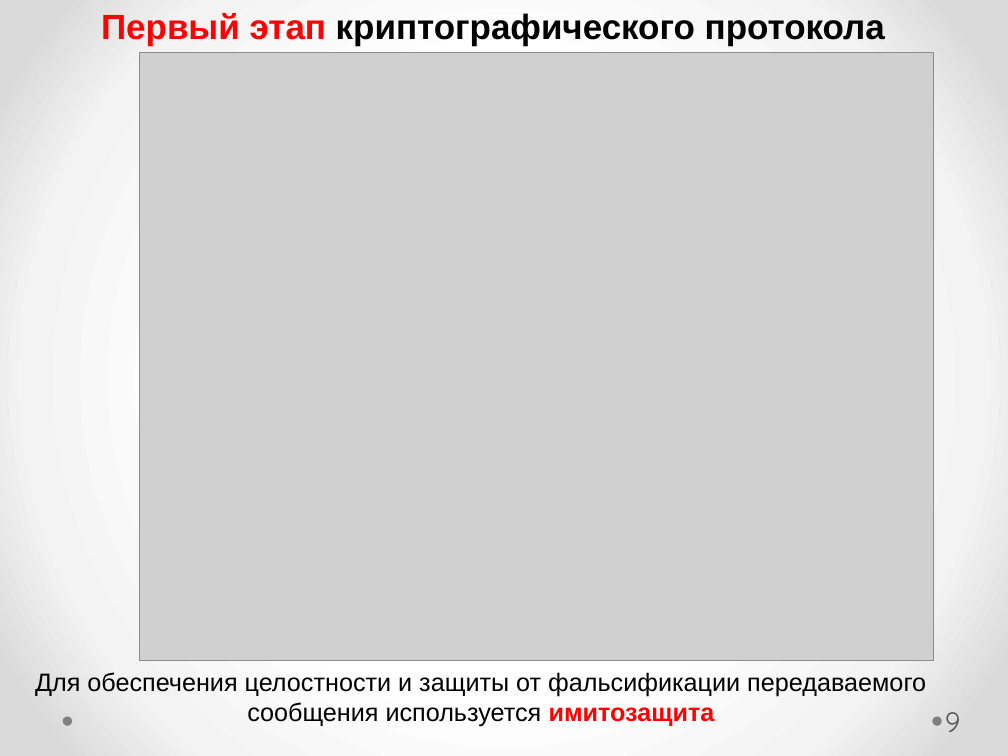
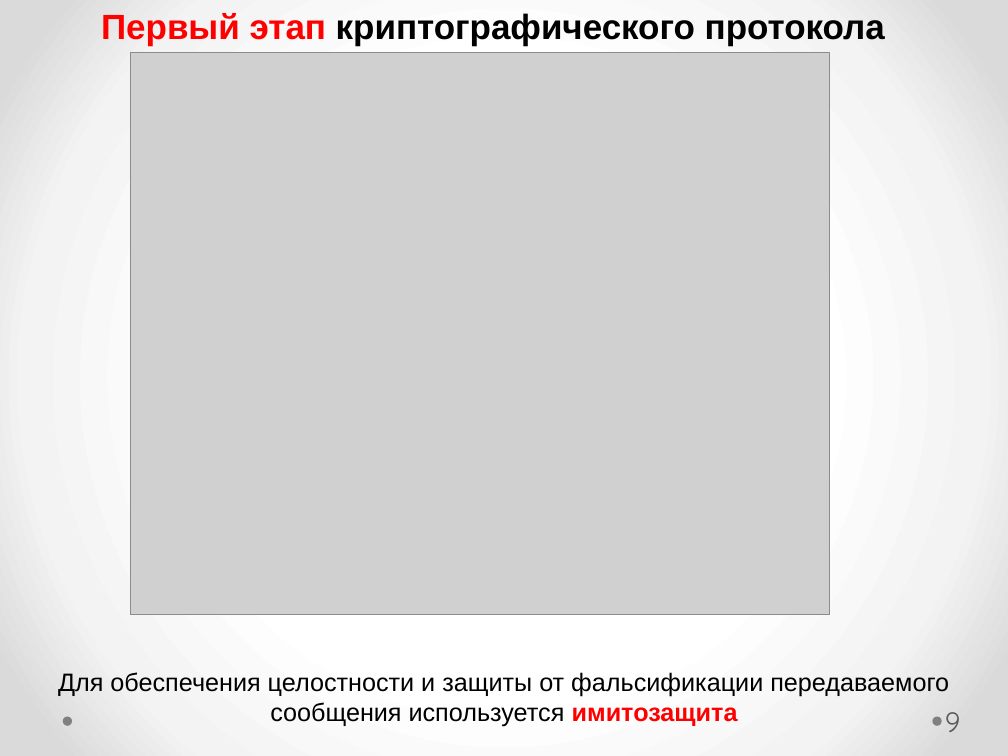
Before and after one commit to romanivanov21/tk_project_windows, a slide deck: slide 9 of ВКР (выпускная квалификационная работа)/MP-49_Ivanov_Roman_present.pptx. Drawn at 1008x756 pixels with LibreOffice and Linux fonts; fonts in the diff are those of the drawing; grey boxes stand for pictures. Boxes give left, top, right and bottom in pixels: in the first picture for what was removed or moved away, otherwise in the second. Text is boxed around its words. In the diff, an @@ line names an element or a change of style, - is before the commit and + after.

```diff
--- a/ВКР (выпускная квалификационная работа)/MP-49_Ivanov_Roman_present.pptx
+++ b/ВКР (выпускная квалификационная работа)/MP-49_Ivanov_Roman_present.pptx
@@ picture: place and size @@
-picture at (140, 52, 933, 661)
+picture at (131, 52, 830, 615)
@@ text "Для обеспечения целостности и защиты ...": place and size @@
-text "Для обеспечения целостности и защиты ..." at (35, 672, 926, 727)
+text "Для обеспечения целостности и защиты ..." at (58, 672, 949, 727)
```
Also in this commit, not shown: 2 other slides changed, 1 other file.
